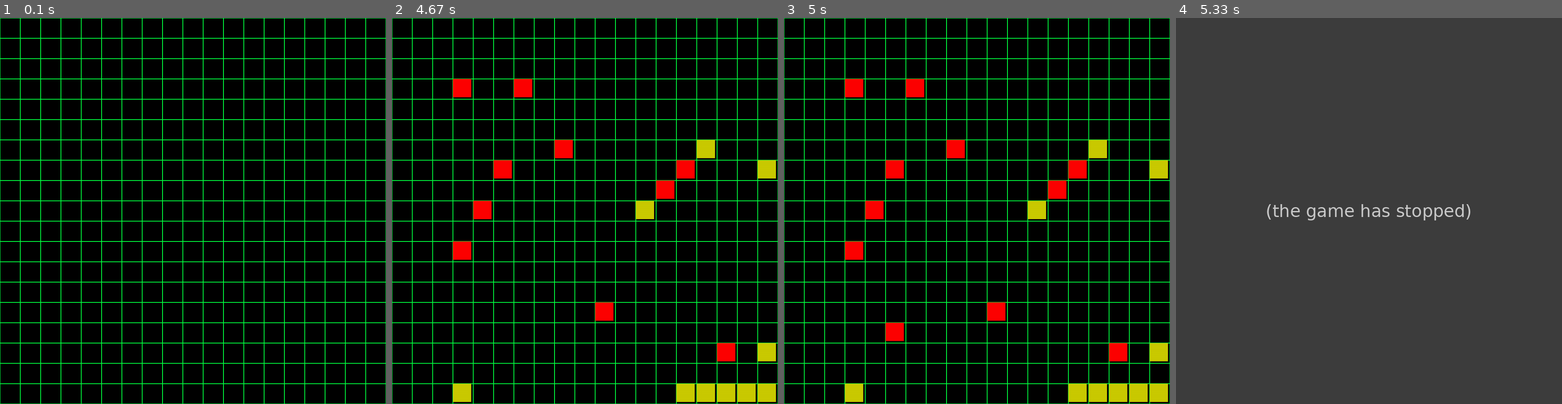
Above: before the commit, frames 1-4 (left to right).
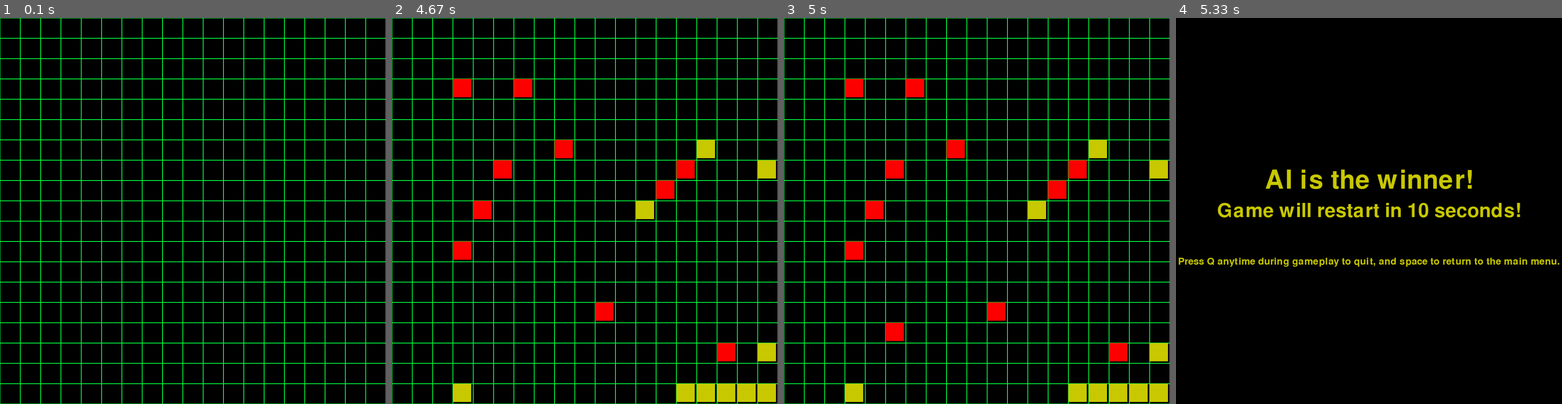
Above: after the commit, the same moments.

Repository: C355Team/Connect6
Game: pygame game, started from AI_connect6.py
The game is run twice, just before and just after one commit, with the same random seed, the same clock (stepped at 60 frames per second) and the same inputs.
Inputs (mouse positions are in pixels of both pictures, inside the frame that each line leads up to):
- Up to frame 1 (0.1 s): no input
- Up to frame 2 (4.67 s): press the mouse at (585, 238) at 0.37 s; move the mouse to (538, 226) at 0.47 s; release the mouse at (492, 214) at 0.6 s; press the mouse at (585, 238) at 0.7 s; move the mouse to (654, 292) at 0.8 s; release the mouse at (727, 346) at 0.93 s; tap Enter at 1 s; press the mouse at (585, 238) at 1.37 s; move the mouse to (581, 191) at 1.47 s; release the mouse at (573, 145) at 1.6 s; press the mouse at (585, 238) at 1.7 s; move the mouse to (623, 207) at 1.8 s; release the mouse at (662, 180) at 1.93 s; click (685, 176) at 2.17 s; move the mouse to (457, 249) at 2.57 s; click (457, 249) at 2.7 s; move the mouse to (469, 79) at 2.9 s; click (469, 79) at 3.1 s; press the mouse at (585, 238) at 3.4 s; move the mouse to (542, 207) at 3.5 s; release the mouse at (500, 180) at 3.63 s; press the mouse at (585, 238) at 3.97 s; move the mouse to (554, 160) at 4.07 s; release the mouse at (523, 83) at 4.2 s; move the mouse to (585, 238) at 4.3 s; press the mouse at (585, 238) at 4.33 s; move the mouse to (596, 276) at 4.43 s; release the mouse at (608, 319) at 4.57 s
- Up to frame 3 (5 s): press the mouse at (977, 238) at 4.7 s; move the mouse to (934, 288) at 4.8 s; release the mouse at (888, 342) at 4.93 s
- Up to frame 4 (5.33 s): click (1480, 241) at 5.13 s

Frames 1-3 are identical in both runs. In frame 4, 100% of the frame differs, in the area x 0-100%, y 0-100%.
Before the commit the program exited at 5.13 s; later frames show no game.

Commit message:
Add win screen. Fix victory message to reflect player and AI. Program will self restart in another round every 10 seconds.

Diff:
--- a/AI_connect6.py
+++ b/AI_connect6.py
@@ -1,6 +1,7 @@
 import pygame
 import math
 import sys
+import os
 from random import randrange
 
 pygame.init()
@@ -16,13 +17,11 @@
         rect = pygame.Rect(x*blockSize, y*blockSize,
                            blockSize, blockSize)
         pygame.draw.rect(WIN, (0,255,65), rect, 1)
-
+max_length = 0
+blanks_around = 0
 length = 19
 coords = ['a', 'b', 'c', 'd', 'e', 'f', 'g', 'h', 'i', 'j',
           'k', 'l', 'm', 'n', 'o', 'p', 'q', 'r', 's']
-
-max_length = 0
-blanks_around = 0
 
 def initialize_board():
     board = []
@@ -294,6 +293,55 @@
 
     return best
 
+def text_objects(text, font):
+        if Red:
+            textSurface = font.render(text, True, (255,0,0))
+        if Yellow:
+            textSurface = font.render(text, True, (204,204,0))
+        return textSurface, textSurface.get_rect()
+
+def winner_message_display(text):
+        largeText = pygame.font.Font('freesansbold.ttf',64)
+        TextSurf, TextRect = text_objects(text, largeText)
+        TextRect.center = ((950/2),(400))
+        WIN.blit(TextSurf, TextRect)
+
+        pygame.display.update()
+
+def instruction_message_display(text):
+        largeText = pygame.font.Font('freesansbold.ttf',48)
+        TextSurf, TextRect = text_objects(text, largeText)
+        TextRect.center = ((950/2),(950/2))
+        WIN.blit(TextSurf, TextRect)
+
+        pygame.display.update()
+
+def reminder_message_display(text):
+        largeText = pygame.font.Font('freesansbold.ttf',24)
+        TextSurf, TextRect = text_objects(text, largeText)
+        TextRect.center = ((950/2),(600))
+        WIN.blit(TextSurf, TextRect)
+
+        pygame.display.update()
+
+def game_over_screen():
+        if Red:
+            WIN.fill((0,0,0))
+            winner_message_display("Player is the winner!")
+            instruction_message_display("Game will restart in 10 seconds!")
+            reminder_message_display("Press Q anytime during gameplay to quit, and space to return to the main menu.")
+            pygame.time.delay(10000)
+
+        if Yellow:
+            WIN.fill((0,0,0))
+            winner_message_display("AI is the winner!")
+            instruction_message_display("Game will restart in 10 seconds!")
+            reminder_message_display("Press Q anytime during gameplay to quit, and space to return to the main menu.")
+            pygame.time.delay(10000)
+
+def restart_ai_connect6():
+    python = sys.executable
+    os.execl(python, python, * sys.argv)
 
 while run:
 
@@ -305,6 +353,18 @@
     for event in pygame.event.get():
         if event.type == pygame.QUIT: #when user clicks on the x, terminate program
             run = False
+        if event.type == pygame.KEYDOWN:
+                if event.key == pygame.K_q:
+                    print("Quitting registered!")
+                    run = False
+                    pygame.display.quit()
+                    pygame.quit()
+                elif event.key == pygame.K_SPACE:
+                    print("Menu registered!")
+                    run = False
+                    pygame.display.quit()
+                    pygame.quit()
+                    import pvp_connect6.py
         if turn <= 0:
             if event.type == pygame.MOUSEBUTTONUP:
                 position = pygame.mouse.get_pos() #get click pos coordinate
@@ -316,7 +376,6 @@
                     board[c][r] = "X"
                     if win_state(board, "X"):
                         Red = True
-                        break
                     turn+=1
                     # print(turn)
                     print_board(board)
@@ -330,7 +389,6 @@
             pygame.draw.rect(WIN, (204,204,0),(best_move_y*50,best_move_x*50,45,45), 0) #yellow tile
             if win_state(board, "O"):
                 Yellow = True
-                break
             turn+=1
             # print(turn)
             print_board(board)
@@ -343,9 +401,11 @@
         pygame.display.update()
     if Red:
         print("Red wins")
-        break
+        game_over_screen()
+        restart_ai_connect6()
     elif Yellow:
         print("Yellow wins")
-        break
+        game_over_screen()
+        restart_ai_connect6()
 
 pygame.quit()
